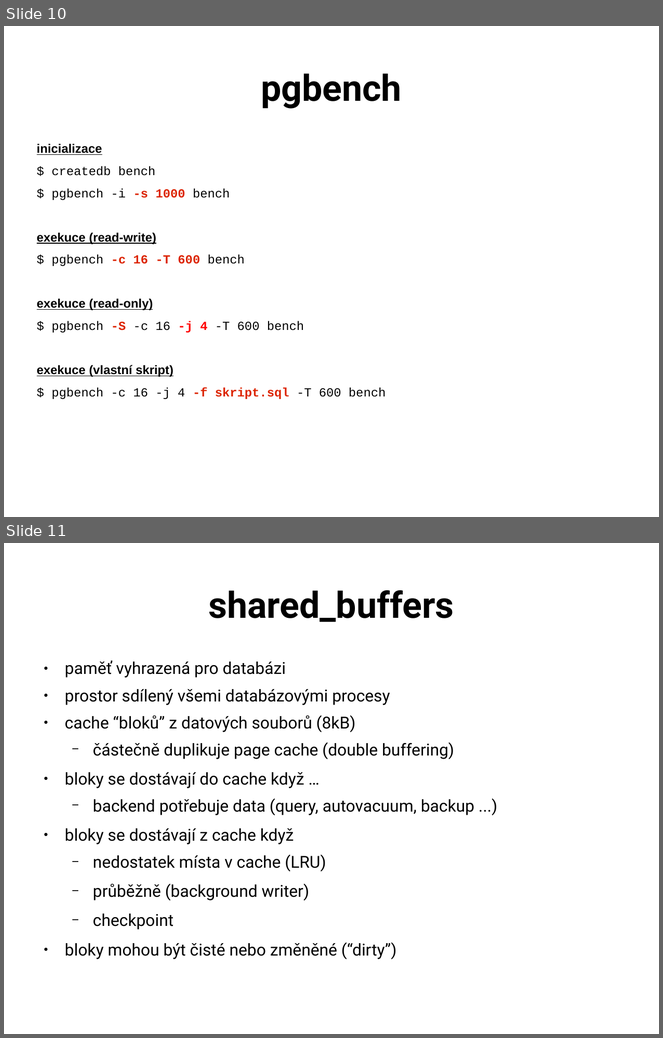
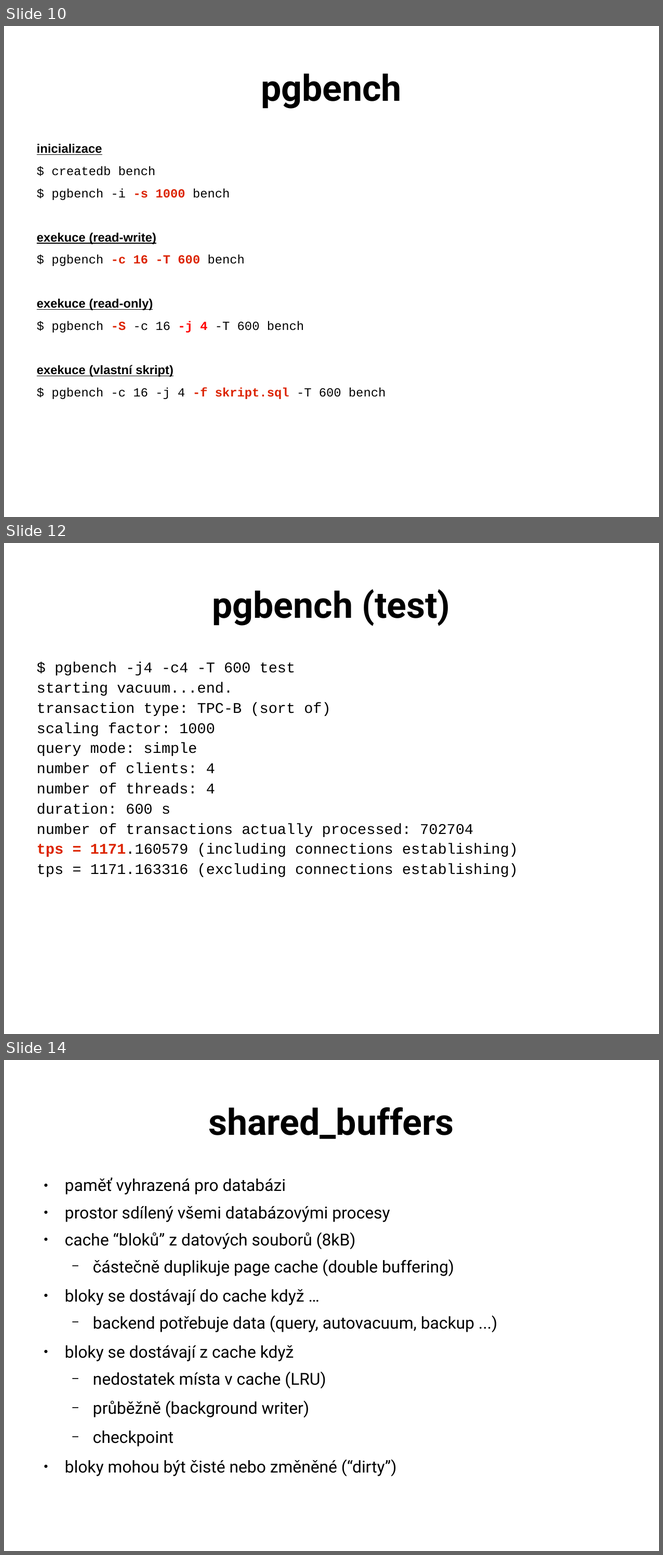
Before and after one commit to tvondra/perf_tuning_training, a slide deck: perf-tuning-training.odp. Shown one above the other, each under a label of ours: slides 10 and 11 before the commit, slides 10, 12 and 14 after it; the slides between them are not shown. The pictures are 663x1038 and 663x1555 pixels, drawn with LibreOffice and Linux fonts; fonts in the diff are those of the drawing. Boxes give left, top, right and bottom in pixels: in the first picture for what was removed or moved away, otherwise in the second. Text is boxed around its words. In the diff, an @@ line names an element or a change of style, - is before the commit and + after.

Commit message:
added pgbench examples, initial info about tuning loads, durability tuning and filesystem layout

```diff
--- a/perf-tuning-training.odp
+++ b/perf-tuning-training.odp
@@ slide 12 added at [4,543,659,1034], background #FFFFFF @@
@@ title added at [213,589,451,626], 44 pt, text #000000, bold @@
+pgbench (test)
@@ text added at [37,662,518,877], 18 pt, text #000000 @@
+$ pgbench -j4 -c4 -T 600 test
+starting vacuum...end.
+transaction type: TPC-B (sort of)
+scaling factor: 1000
+query mode: simple
+number of clients: 4
+number of threads: 4
+duration: 600 s
+number of transactions actually processed: 702704
+tps = 1171.160579 (including connections establishing)
+tps = 1171.163316 (excluding connections establishing)
@@ what was slide 11 is now slide 14 @@
```
Also in this commit, not shown: 5 other slides added, 2 other files.
